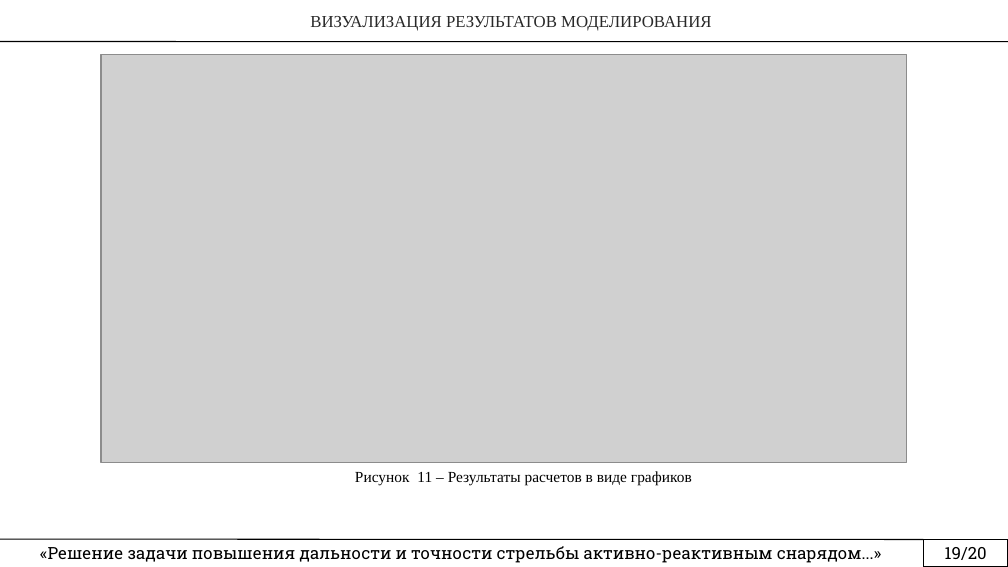
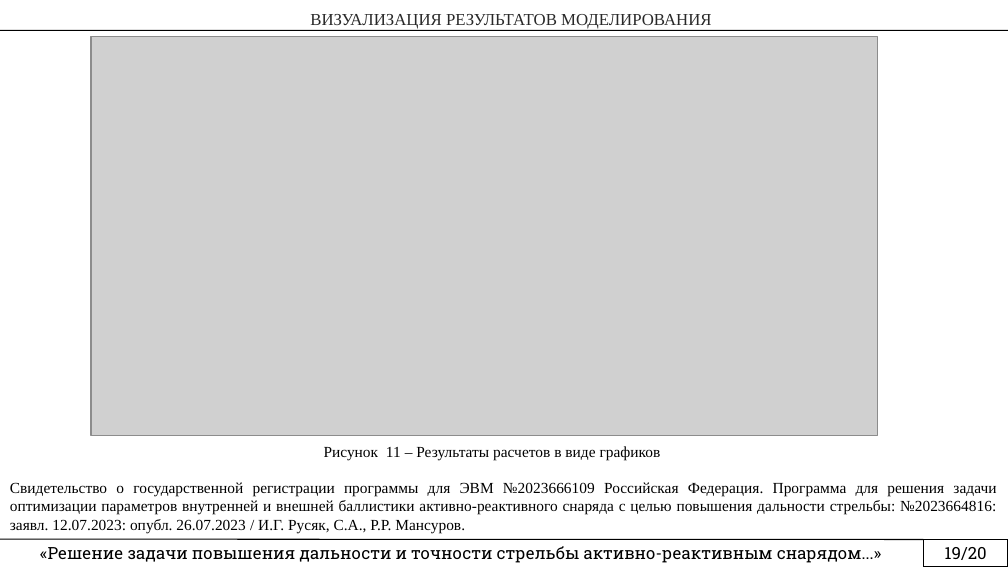
Before and after one commit to rustam-mansurov/cats, a slide deck: slide 19 of Аспирантура/Новье/План диссертации.pptx. Drawn at 1008x567 pixels with LibreOffice and Linux fonts; fonts in the diff are those of the drawing; grey boxes stand for pictures. Boxes give left, top, right and bottom in pixels: in the first picture for what was removed or moved away, otherwise in the second. Text is boxed around its words. In the diff, an @@ line names an element or a change of style, - is before the commit and + after.

```diff
--- a/Аспирантура/Новье/План диссертации.pptx
+++ b/Аспирантура/Новье/План диссертации.pptx
@@ rectangle "ВИЗУАЛИЗАЦИЯ РЕЗУЛЬТАТОВ МОДЕЛИРОВАНИЯ": place and size @@
-rectangle "ВИЗУАЛИЗАЦИЯ РЕЗУЛЬТАТОВ МОДЕЛИРОВАНИЯ" at [310,16,711,31]
+rectangle "ВИЗУАЛИЗАЦИЯ РЕЗУЛЬТАТОВ МОДЕЛИРОВАНИЯ" at [0,0,1008,37]
@@ line moved from (0, 41) - (1008, 41) to (0, 30) - (1008, 30) @@
@@ picture: place and size @@
-picture at [101,54,907,463]
+picture at [91,37,877,435]
@@ text "Рисунок 11 – Результаты расчетов ...": place and size @@
-text "Рисунок 11 – Результаты расчетов ..." at [355,471,692,486]
+text "Рисунок 11 – Результаты расчетов ..." at [324,446,661,460]
@@ text added at [10,482,996,533], 11 pt, text #000000 @@
+Свидетельство о государственной регистрации программы для ЭВМ №2023666109 Российская Федерация. Программа для решения задачи оптимизации параметров внутренней и внешней баллистики активно-реактивного снаряда с целью повышения дальности стрельбы: №2023664816: заявл. 12.07.2023: опубл. 26.07.2023 / И.Г. Русяк, С.А., Р.Р. Мансуров.
```
Also in this commit, not shown: 6 other slides changed, 5 other files.
